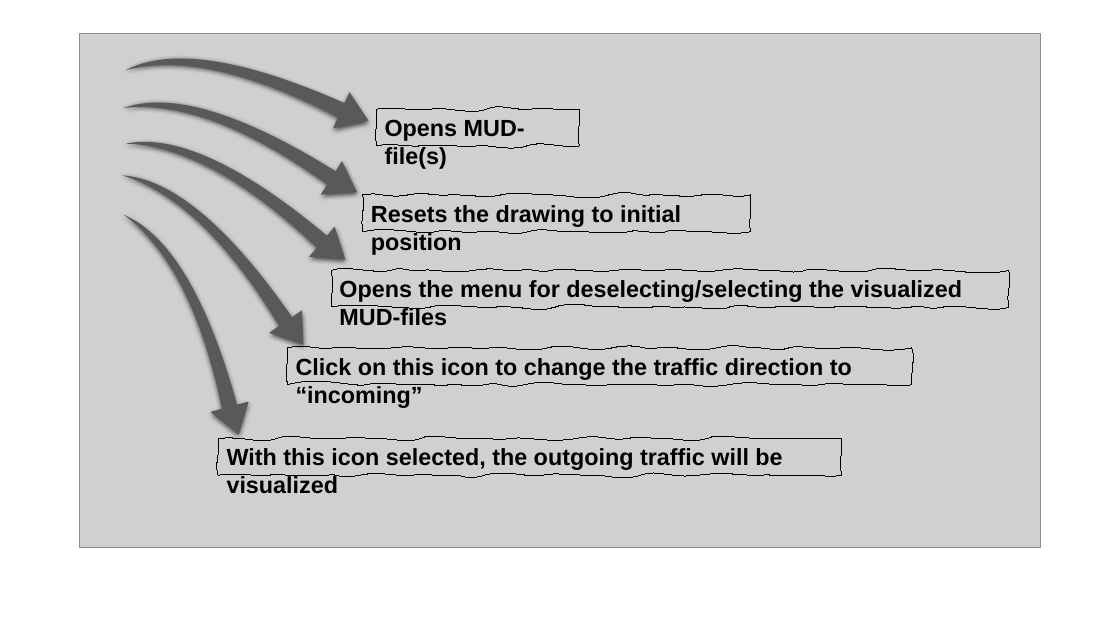
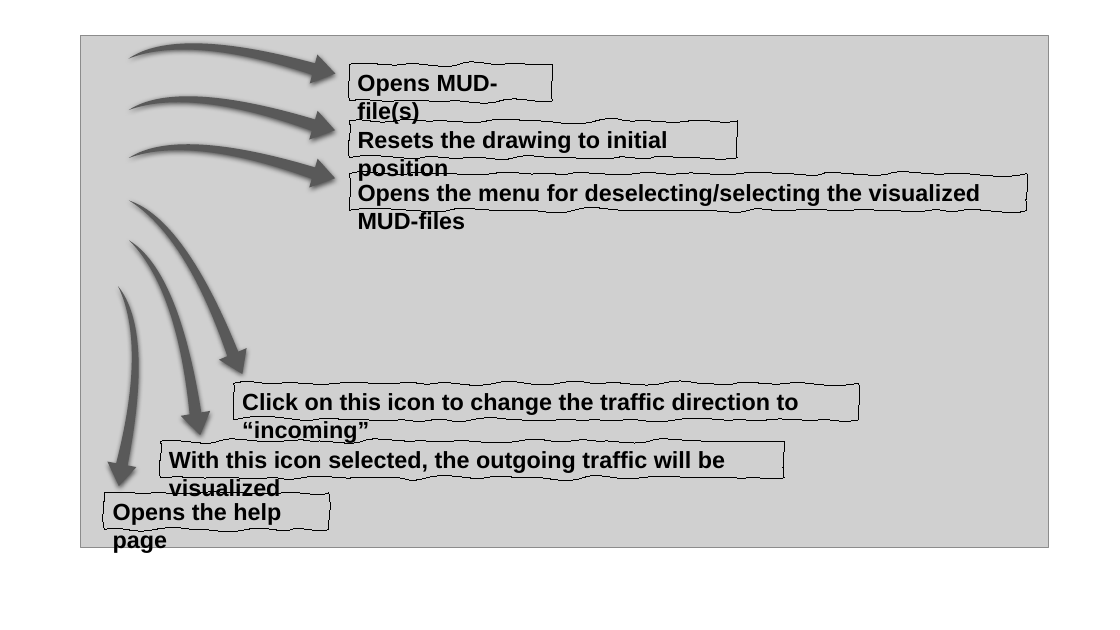
Before and after one commit to elear/mud, a slide deck: slide 2 of mudmaker/MUD-Visualizer/img/help/Presentation1.pptx (slide 1 before the commit). Drawn at 1120x630 pixels with LibreOffice and Linux fonts; fonts in the diff are those of the drawing; grey boxes stand for pictures. Boxes give left, top, right and bottom in pixels: in the first picture for what was removed or moved away, otherwise in the second. Text is boxed around its words. In the diff, an @@ line names an element or a change of style, - is before the commit and + after.

Commit message:
default device added, help button added

```diff
--- a/mudmaker/MUD-Visualizer/img/help/Presentation1.pptx
+++ b/mudmaker/MUD-Visualizer/img/help/Presentation1.pptx
@@ swoosh arrow at bbox=[129, 0, 340, 131]: rotation 46 to 21 degrees @@
@@ picture: place and size @@
-picture at bbox=[79, 34, 1041, 547]
+picture at bbox=[81, 35, 1049, 547]
@@ swoosh arrow at bbox=[129, 44, 340, 187]: rotation 30 to 22 degrees @@
@@ freeform shape "Opens MUD-file(s)": place and size @@
-freeform shape "Opens MUD-file(s)" at bbox=[376, 109, 580, 146]
+freeform shape "Opens MUD-file(s)" at bbox=[350, 64, 553, 101]
@@ swoosh arrow at bbox=[129, 92, 340, 234]: rotation 38 to 22 degrees @@
@@ freeform shape "Resets the drawing to initial ...": place and size @@
-freeform shape "Resets the drawing to initial ..." at bbox=[363, 195, 751, 232]
+freeform shape "Resets the drawing to initial ..." at bbox=[350, 121, 738, 158]
@@ freeform shape "Opens the menu for deselecting/selecting ...": place and size @@
-freeform shape "Opens the menu for deselecting/selecting ..." at bbox=[331, 271, 1009, 308]
+freeform shape "Opens the menu for deselecting/selecting ..." at bbox=[350, 174, 1028, 211]
@@ swoosh arrow at bbox=[129, 180, 253, 391]: rotation 81 to 73 degrees @@
@@ swoosh arrow at bbox=[129, 237, 212, 439]: rotation 62 to 87 degrees @@
@@ swoosh arrow added at bbox=[62, 286, 186, 489], fill #595959 @@
@@ freeform shape "Click on this icon to ...": place and size @@
-freeform shape "Click on this icon to ..." at bbox=[287, 348, 912, 385]
+freeform shape "Click on this icon to ..." at bbox=[234, 383, 859, 420]
@@ freeform shape "With this icon selected, the ...": place and size @@
-freeform shape "With this icon selected, the ..." at bbox=[218, 439, 842, 476]
+freeform shape "With this icon selected, the ..." at bbox=[160, 441, 784, 478]
@@ freeform shape added at bbox=[104, 493, 329, 530], outline #000000 0.75 pt, 20 pt, text #000000, bold @@
+Opens the help page
```
Also in this commit, not shown: 1 slide added, 20 other files.
